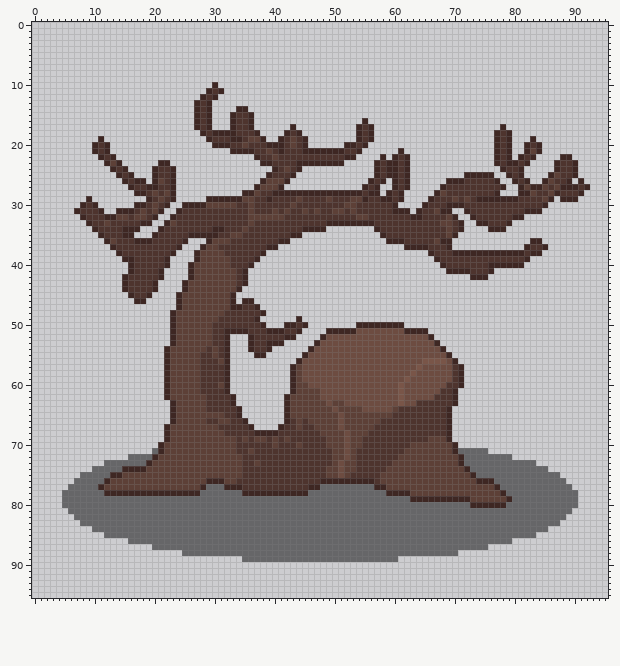
File history of a pixel-art file, Assets/Arts/Plant/Tree/Spring/BigTree01/BigTreeLog_01.aseprite. Above is the file before it was changed.
96x96 pixels, 1 frame.
After the commit:
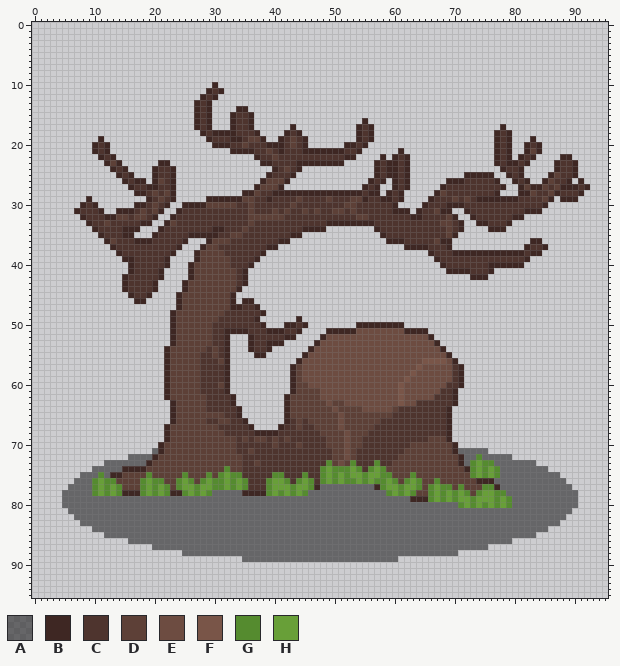
Palette (. is transparent): A #00000080  B #3e2723  C #4e342e  D #5d4037  E #6d4c41  F #795548  G #558b2f  H #689f38
What changed:
layer "Grass" added
Layer "Grass":
The author changed colour A to colour G in row 72 at x 74; in row 73 at x 73 and 75 to 76; in row 74 at x 73, 75 and 77; in row 75 at x 11, 75 and 77; in row 76 at x 10; in row 77 at x 10 and 30 to 31.
The author changed colour A to colour G in row 78 at x 10 and 29; in row 80 at x 71 and 79.
The author changed colour B to colour G in row 75 at x 73; in row 76 at x 12, 30 to 31, 48, 50, 52 to 53 and 55; in row 77 at x 33, 46 and 58; in row 78 at x 12, 14, 18, 20, 22, 25, 27, 39, 41, 43, 45, 59, 61 and 78; in row 79 at x 66, 68, 70 and 79; in row 80 at x 73, 75 and 77.
The author changed colour C to colour G in row 73 at x 49 and 57; in row 74 at x 48, 54, 56 and 58; in row 75 at x 40 to 41, 45, 48 and 55; in row 76 at x 35, 39, 42, 44, 46 and 57; in row 77 at x 35, 39 and 43.
The author changed colour D to colour G in row 73 at x 53; in row 74 at x 32, 50 and 52; in row 75 at x 19, 25, 29, 31, 33 to 34, 50, 52, 58 to 59 and 63; in row 76 at x 13, 18, 20 to 21, 24, 26, 28, 33, 58, 60, 62, 64 and 67; in row 77 at x 12, 14, 18, 20, 22, 24, 27, 61, 64, 66, 68 to 69, 71 and 75 to 76; in row 78 at x 63, 66, 68, 70, 72, 74 and 77.
The author changed colour D to colour G in row 79 at x 73 and 77.
The author changed colour E to colour G in row 74 at x 51.
The author changed colour A to colour H in row 73 at x 74; in rows 74 to 75 at x 74 and 76; in row 76 at x 11; in row 77 at x 29; in row 78 at x 11 and 28; in row 80 at x 72.
The author changed colour B to colour H in row 76 at x 29, 49, 51, 54 and 56; in row 77 at x 11, 28, 32 and 34; in row 78 at x 13, 19, 21, 26, 40, 42, 44, 60 and 62; in row 79 at x 67, 69 and 71 to 72; in row 80 at x 74, 76 and 78.
The author changed colour C to colour H in row 74 at x 57; in row 75 at x 53 to 54 and 56 to 57; in row 76 at x 34, 40 to 41 and 45; in row 77 at x 40 to 42 and 44 to 45.
The author changed colour D to colour H in row 74 at x 49 and 53; in row 75 at x 32 and 49; in row 76 at x 19, 25, 32, 59 and 63; in row 77 at x 13, 19, 21, 25 to 26, 59 to 60, 62 to 63 and 67; in row 78 at x 67, 69, 71 and 75 to 76; in row 79 at x 74 to 76 and 78.
The author changed colour E to colour H in row 75 at x 51.
